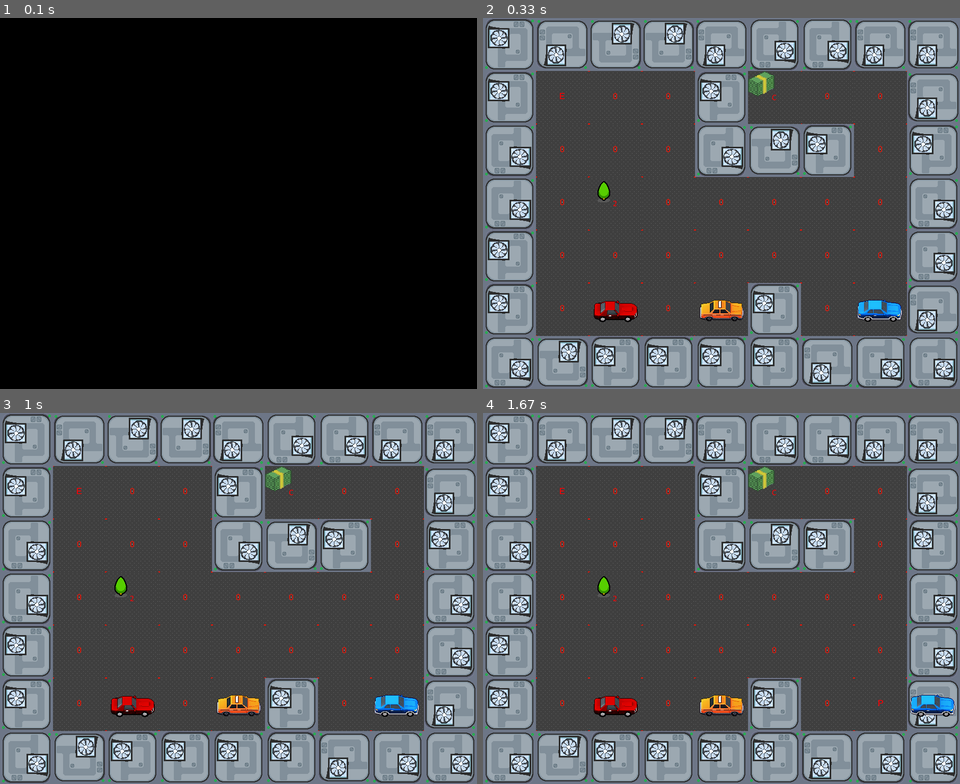
Above: before the commit, frames 1-4 (two rows, left to right).
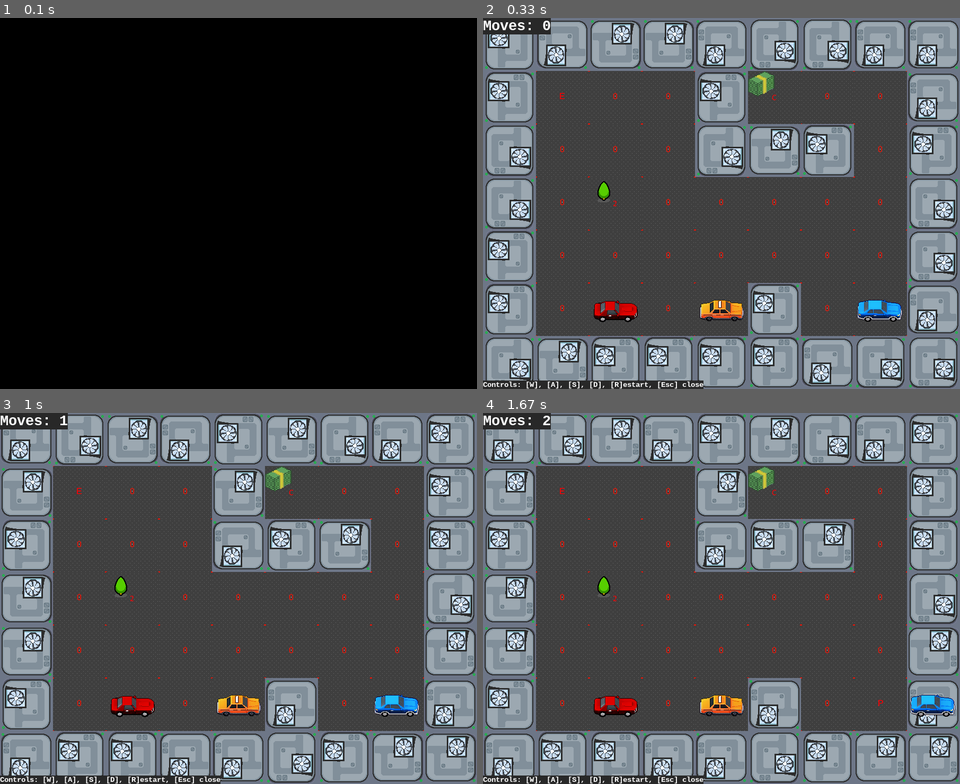
Above: after the commit, the same moments.

Repository: TOXYGENCY/2d_pygame
Game: pygame game, started from main.py
The game is run twice, just before and just after one commit, with the same random seed, the same clock (stepped at 60 frames per second) and the same inputs.
Inputs:
- Up to frame 1 (0.1 s): no input
- Up to frame 2 (0.33 s): no input
- Up to frame 3 (1 s): tap Enter at 0.33 s; tap R at 0.67 s
- Up to frame 4 (1.67 s): hold D 1.1-1.57 s; hold W from 1.6 s (still down)

Frame 1 is identical in both runs. In frame 2, 1.5% of the frame differs, in the area x 0-47%, y 0-100%; in frame 3, 22%; in frame 4, 22%, in the area x 0-100%, y 0-100%.

Commit message:
Количество сделанных шагов пишется в углу экрана. ESC закрывает игру. Чистка кода.

Diff:
--- a/entities.py
+++ b/entities.py
@@ -1,6 +1,6 @@
 import random
 from typing import List
-import const as C
+import vars as v
 import pygame as pg
 
 all_entities = []
@@ -36,7 +36,7 @@
 
     # Автоназначение спрайта по символьному коду её типа
     def assign_sprite(self, type_code):
-        self.sprite_path = C.tile_types[type_code]
+        self.sprite_path = v.tile_types[type_code]
 
     # очистка сущности
     def clear_entity(self):
@@ -92,14 +92,14 @@
 class Prop(Entity):
 
     def __init__(self, tile: Tile):
-        super().__init__(C.entity_types["2"], tile)
+        super().__init__(v.entity_types["2"], tile)
 
 
 # коллектабл
 class Collectable(Entity):
 
     def __init__(self, tile: Tile):
-        super().__init__(C.entity_types["C"], tile)
+        super().__init__(v.entity_types["C"], tile)
         self.collected = False
 
 
@@ -107,16 +107,16 @@
 class NPC(Entity):
 
     def __init__(self, tile: Tile):
-        super().__init__(C.entity_types["N"], tile)
-        self.sprite_set = C.npc_sprites
+        super().__init__(v.entity_types["N"], tile)
+        self.sprite_set = v.npc_sprites
 
 
 # враг (npc который преследует игрока)
 class Enemy(Entity):
 
     def __init__(self, tile: Tile):
-        super().__init__(C.entity_types["X"], tile)
-        self.sprite_set = C.enemy_sprites
+        super().__init__(v.entity_types["X"], tile)
+        self.sprite_set = v.enemy_sprites
         self.next_tile = None
 
 
@@ -124,8 +124,8 @@
 class Player(Entity):
 
     def __init__(self, tile: Tile):
-        super().__init__(C.entity_types["P"], tile)
-        self.sprite_set = C.player_sprites
+        super().__init__(v.entity_types["P"], tile)
+        self.sprite_set = v.player_sprites
 
 
 # Класс содержащий всю информацию об уровне
@@ -139,6 +139,7 @@
         )[0]
         self.player_xy = (self.player.tile.x, self.player.tile.y)
         self.should_move_entities = False
+        self.moves_score = 0
 
     # Создание карты по массиву с инструкциями
     def create_tiles(self, tiles) -> List[List[Tile]]:
@@ -174,18 +175,18 @@
                             self.tiles[y][x].sprite,
                             self.tiles[y][x].sprite_rotation * 90,
                         ),
-                        (C.SPRITE_SIZE * x, C.SPRITE_SIZE * y),
+                        (v.SPRITE_SIZE * x, v.SPRITE_SIZE * y),
                     )
                 else:
                     screen.blit(
                         self.tiles[y][x].sprite,
-                        (C.SPRITE_SIZE * x, C.SPRITE_SIZE * y),
+                        (v.SPRITE_SIZE * x, v.SPRITE_SIZE * y),
                     )
                 # отрисовка самой сущности, если она есть
                 if self.tiles[y][x].entity:
                     screen.blit(
                         self.tiles[y][x].entity.sprite,
-                        ((C.SPRITE_SIZE * x), (C.SPRITE_SIZE * y)),
+                        ((v.SPRITE_SIZE * x), (v.SPRITE_SIZE * y)),
                     )
                 x += 1
             y += 1
@@ -235,6 +236,7 @@
             this_tile.clear_entity()
             next_tile.assign_entity(self.player)
             self.player_xy = new_player_xy
+            self.moves_score += 1
         else:
             pass
 
@@ -261,11 +263,14 @@
         else:
             return self.tiles[y][x]
 
-    def collect_collectable(self, mes="You picked up a collectable"):
+    def collect_collectable(self, mes=v.COLLECTABLE_MES):
         print(mes)
 
     def level_passed(self):
-        print("Congratulations, You Win!")
+        v.tick_rate = 1
+        v.show_win_mes = True
+        v.show_lost_mes = False
+        print(v.WIN_MES)
 
     def game_over(self, message):
         print(f"GAME OVER. {message}")
--- a/main.py
+++ b/main.py
@@ -1,24 +1,36 @@
 from entities import Level
-import const as C
+import vars as v
 import pygame as pg
 
 # Инициализация Pygame
 pg.init()
-screen = pg.display.set_mode((C.WIDTH, C.HEIGHT))
-pg.display.set_caption(C.WINDOW_TITLE)
-
+screen = pg.display.set_mode((v.WIDTH, v.HEIGHT))
+pg.display.set_caption(v.WINDOW_TITLE)
 
 # Основной цикл рендера
 clock = pg.time.Clock()
 running = True
 
 # Заполнение экрана белым цветом
-screen.fill(C.WHITE)
-level = Level("levels/level1.txt")
+screen.fill(v.WHITE)
+level = Level(v.selected_level)
+
+moves_font = pg.font.SysFont(v.MAIN_FONT, v.FONT_LARGE, True)
+controls_font = pg.font.SysFont(v.MAIN_FONT, v.FONT_SMALL, True)
+
+
+# Рестарт уровня
+def restart_level():
+    v.show_win_mes = False
+    v.show_lost_mes = False
+    v.tick_rate = v.DEFAULT_TICK_RATE
+    level = Level(v.selected_level)
+    return level
+
 
 while running:
     # ограничение фпс
-    clock.tick(5)
+    clock.tick(v.tick_rate)
 
     # Обработка событий
     for event in pg.event.get():
@@ -28,6 +40,20 @@
 
     # Рисование спрайтов
     level.render_tiles(screen)
+
+    # Рисование текста
+    text_surface = moves_font.render(
+        f"Moves: {level.moves_score}", True, v.TEXT_PRIMARY, v.TEXT_BACKGROUND
+    )
+    screen.blit(text_surface, (0, 0))
+
+    controls_surface = controls_font.render(
+        v.CONTROLS_HINT,
+        True,
+        v.TEXT_PRIMARY,
+        v.TEXT_BACKGROUND,
+    )
+    screen.blit(controls_surface, (0, v.HEIGHT - v.FONT_SMALL))
 
     key = pg.key.get_pressed()
     if any(key):
@@ -40,6 +66,10 @@
             direction = (0, -1)
         elif key[pg.K_d]:
             direction = (1, 0)
+        elif key[pg.K_r]:
+            level = restart_level()
+        elif key[pg.K_ESCAPE]:
+            running = False
 
         level.move_player(direction)
 
--- a/const.py
+++ b/vars.py
@@ -1,8 +1,19 @@
-# from enum import Enum
+# Путь выбранного файла уровня относительно main.py
+# Если имя файла уровня это level1.txt и лежит в папке levels,
+# то путь будет "levels/level1.txt"
+selected_level = "levels/level1.txt"
 
-# Константы игры
+# Константы и глобальные переменные игры
+WINDOW_TITLE = "2D Pygame"
+CONTROLS_HINT = "Controls: [W], [A], [S], [D], [R]estart, [Esc] close"
+WIN_MES = "Congratulations, You Win!"
+COLLECTABLE_MES = "You picked up a collectable"
 
-WINDOW_TITLE = "2D Pygame"
+DEFAULT_TICK_RATE = 6
+tick_rate = DEFAULT_TICK_RATE
+
+show_lost_mes = False
+show_win_mes = False
 
 # Ширина и высота окна игры
 WIDTH = 900
@@ -10,13 +21,17 @@
 
 # размер спрайта в пикселях
 SPRITE_SIZE = 100
-# количество клеток в ширину и высоту
-TILES_X = WIDTH // SPRITE_SIZE
-TILES_Y = HEIGHT // SPRITE_SIZE
 
 # цвета
 WHITE = (255, 255, 255)
-RED = (255, 0, 0)
+DGRAY = (40, 40, 40)
+
+TEXT_PRIMARY = WHITE
+TEXT_BACKGROUND = DGRAY
+
+MAIN_FONT = "Consolas"
+FONT_LARGE = 30
+FONT_SMALL = 16
 
 
 # типы сущностей
@@ -54,14 +69,14 @@
 
 # Типы клеток. Содержат пути на спрайты
 tile_types = {
-    "P": r"assets\png\roads\start_plain.png",
-    "E": r"assets\png\roads\exit_plain.png",
-    "1": r"assets\png\roads\wall_plain.png",
-    "2": r"assets\png\roads\prop_plain.png",
-    "N": r"assets\png\roads\npc_plain.png",
-    "0": r"assets\png\roads\road_plain.png",
-    "X": r"assets\png\roads\enemy_plain.png",
-    "C": r"assets\png\roads\collectable_plain.png",
+    "P": r"assets\png\tiles\start_plain.png",
+    "E": r"assets\png\tiles\exit_plain.png",
+    "1": r"assets\png\tiles\wall_plain.png",
+    "2": r"assets\png\tiles\prop_plain.png",
+    "N": r"assets\png\tiles\npc_plain.png",
+    "0": r"assets\png\tiles\road_plain.png",
+    "X": r"assets\png\tiles\enemy_plain.png",
+    "C": r"assets\png\tiles\collectable_plain.png",
 }
 
 # Спрайты взяты из https://minzinn.itch.io/pixelvehicles
Renamed: assets/png/roads/collectable_plain.png -> assets/png/tiles/collectable_plain.png
Renamed: assets/png/roads/enemy_plain.png -> assets/png/tiles/enemy_plain.png
Renamed: assets/png/roads/exit_plain.png -> assets/png/tiles/exit_plain.png
Renamed: assets/png/roads/npc_plain.png -> assets/png/tiles/npc_plain.png
Renamed: assets/png/roads/prop_plain.png -> assets/png/tiles/prop_plain.png
Renamed: assets/png/roads/road_plain.png -> assets/png/tiles/road_plain.png
Renamed: assets/png/roads/start_plain.png -> assets/png/tiles/start_plain.png
Renamed: assets/png/roads/wall_plain.png -> assets/png/tiles/wall_plain.png
Renamed: assets/png/roads/wall_plain_test.png -> assets/png/tiles/wall_plain_test.png
